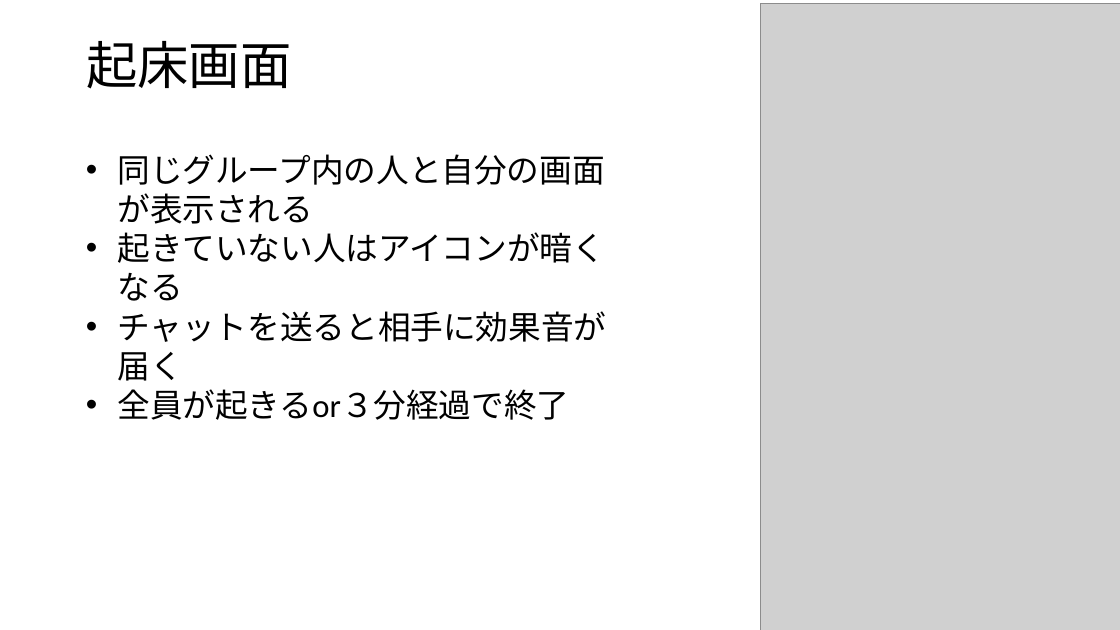
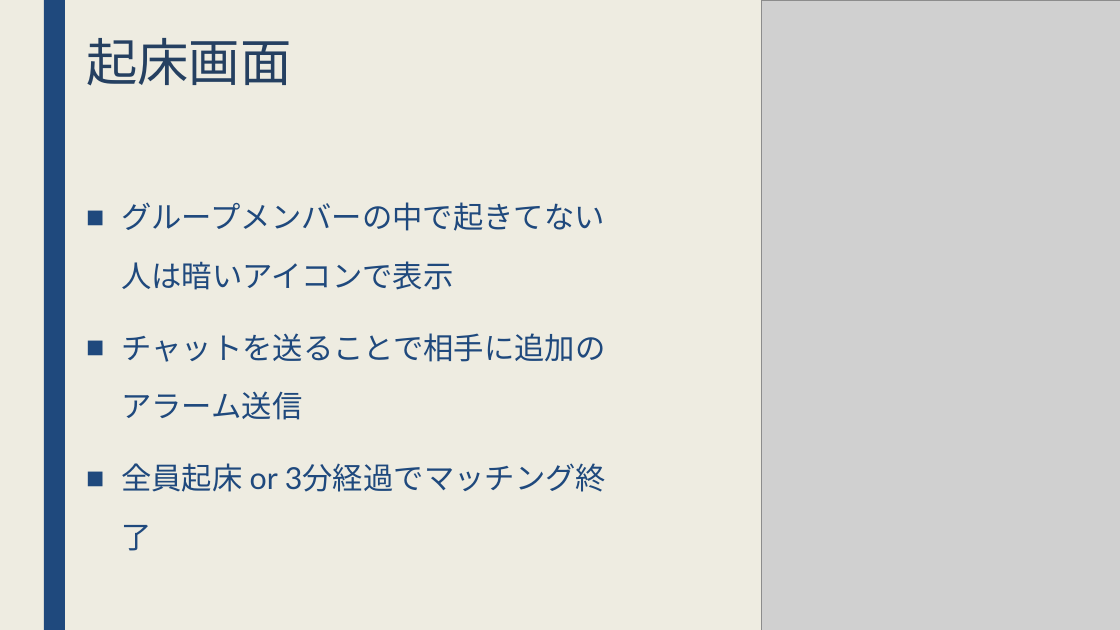
Before and after one commit to jack-app/jackhack2018_F, a slide deck: slide 7 of htmlcss/pptx/teamF.pptx. Drawn at 1120x630 pixels with LibreOffice and Linux fonts; fonts in the diff are those of the drawing; grey boxes stand for pictures. Boxes give left, top, right and bottom in pixels: in the first picture for what was removed or moved away, otherwise in the second. Text is boxed around its words. In the diff, an @@ line names an element or a change of style, - is before the commit and + after.

```diff
--- a/htmlcss/pptx/teamF.pptx
+++ b/htmlcss/pptx/teamF.pptx
@@ background #FFFFFF to #EEECE1 @@
@@ rectangle added at box(44, 0, 65, 630), fill #1F497D @@
@@ picture: place and size @@
-picture at box(760, 4, 1120, 630)
+picture at box(761, 0, 1120, 630)
@@ title "起床画面" at box(86, 38, 291, 86): font Calibri to Lato, text colour #000000 to #254061; line spacing 0.9 to 0.89; vertical alignment middle to top @@
@@ text at box(121, 202, 605, 492): text changed; size 28 to 26 pt; font Calibri to Lato; text colour #000000 to #1F497D @@
-• 同じグループ内の人と自分の画面が表示される
-• 起きていない人はアイコンが暗くなる
-• チャットを送ると相手に効果音が届く
-• 全員が起きるor３分経過で終了
+■ グループメンバーの中で起きてない人は暗いアイコンで表示
+■ チャットを送ることで相手に追加のアラーム送信
+■ 全員起床 or 3分経過でマッチング終了
```
Also in this commit, not shown: 5 other slides changed, 1 slide added, 1 slide removed.
